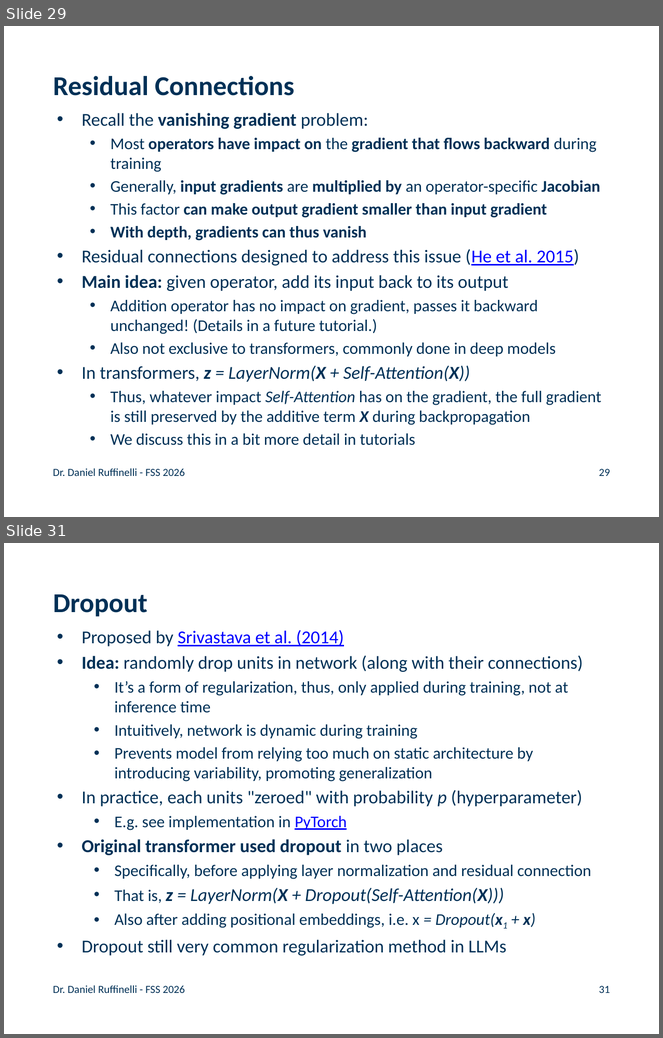
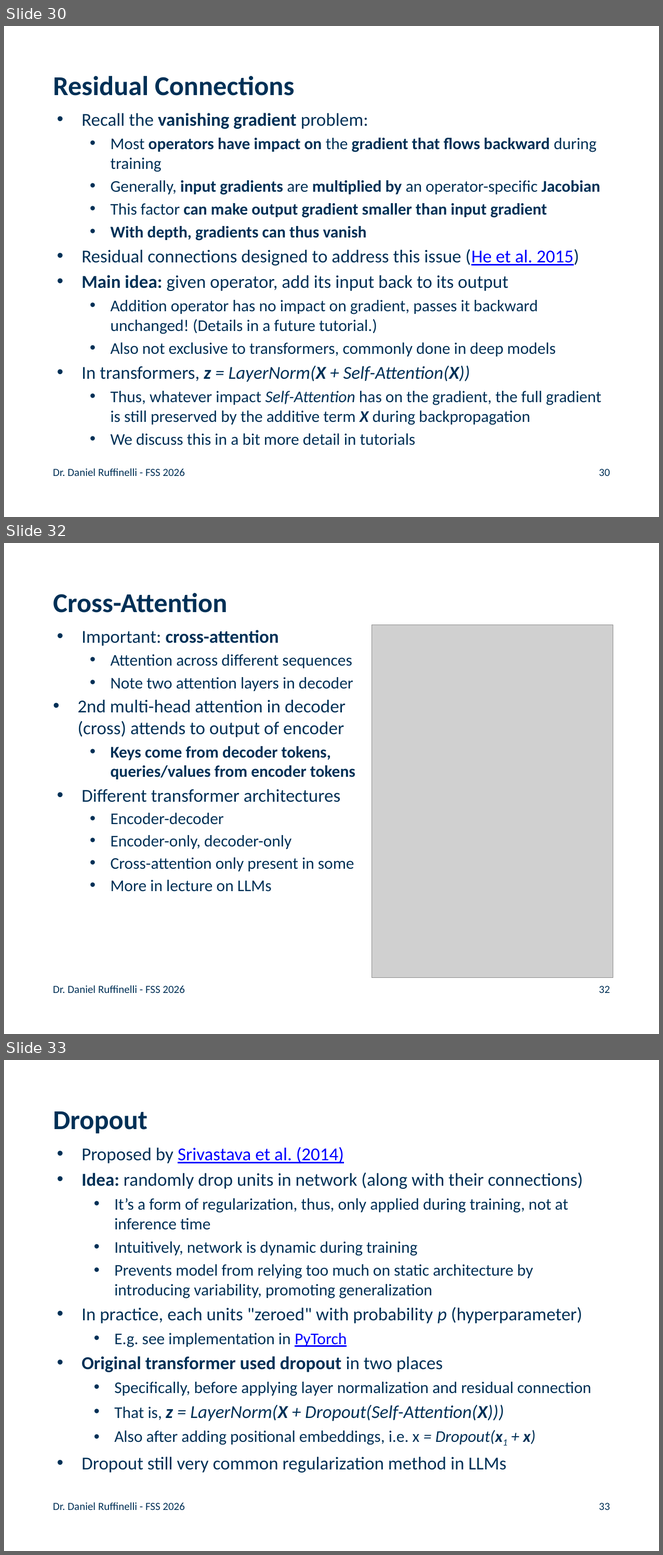
Before and after one commit to rufex2001/teaching_llms, a slide deck: lectures/04_transformers/04_transformers.pptx. Shown one above the other, each under a label of ours: slides 29 and 31 before the commit, slides 30, 32 and 33 after it; the slides between them are not shown. The pictures are 663x1038 and 663x1555 pixels, drawn with LibreOffice and Linux fonts; fonts in the diff are those of the drawing; grey boxes stand for pictures; background and template pictures are left out. Boxes give left, top, right and bottom in pixels: in the first picture for what was removed or moved away, otherwise in the second. Text is boxed around its words. In the diff, an @@ line names an element or a change of style, - is before the commit and + after.

Commit message:
added images to transformer lecture

```diff
--- a/lectures/04_transformers/04_transformers.pptx
+++ b/lectures/04_transformers/04_transformers.pptx
@@ slide 32 added at [4, 543, 659, 1034], background #FFFFFF @@
@@ title added at [53, 593, 227, 613], 30 pt, text #003056, bold @@
+Cross-Attention
@@ text added at [78, 630, 356, 892], 18 pt, text #003056 @@
+• Important: cross-attention
+  • Attention across different sequences
+  • Note two attention layers in decoder
+• 2nd multi-head attention in decoder (cross) attends to output of encoder
+  • Keys come from decoder tokens, queries/values from encoder tokens
+• Different transformer architectures
+  • Encoder-decoder
+  • Encoder-only, decoder-only
+  • Cross-attention only present in some
+  • More in lecture on LLMs
@@ picture added at [372, 625, 613, 978] @@
@@ text added at [53, 986, 184, 993], 12 pt, text #003056 @@
+Dr. Daniel Ruffinelli - FSS 2026
@@ page number added at [599, 986, 610, 993], 12 pt, text #003056 @@
+32
@@ what was slide 29 is now slide 30 @@
@@ page number at [599, 469, 610, 476]: text changed @@
-29
+30
@@ what was slide 31 is now slide 33 @@
@@ page number at [599, 1503, 610, 1510]: text changed @@
-31
+33
```
Also in this commit, not shown: 2 slides changed, 2 other slides added, 4 other files.
